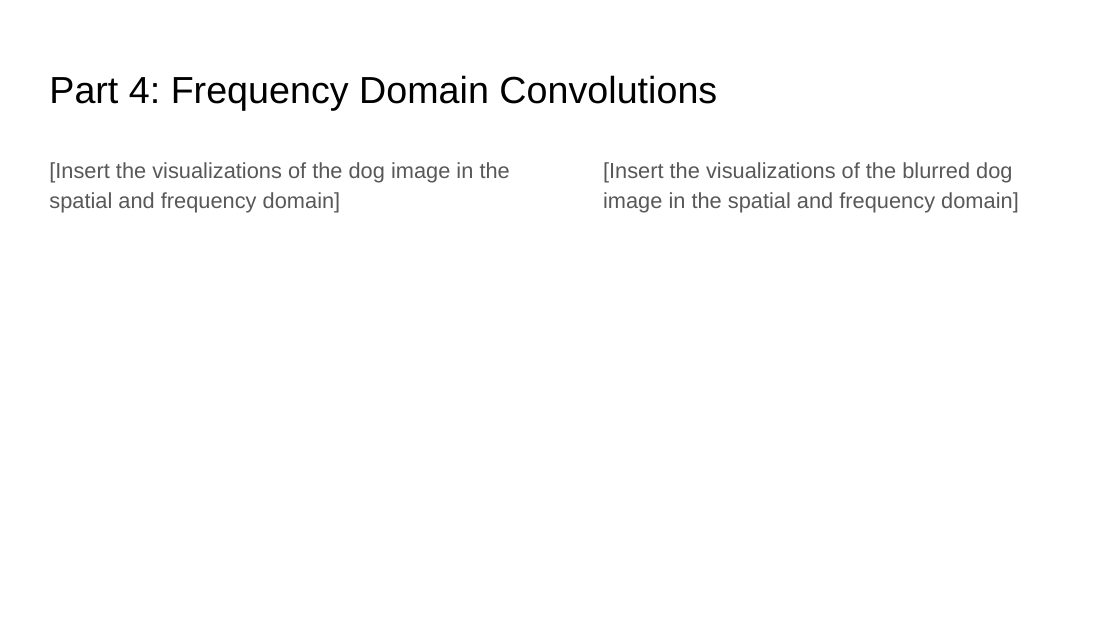
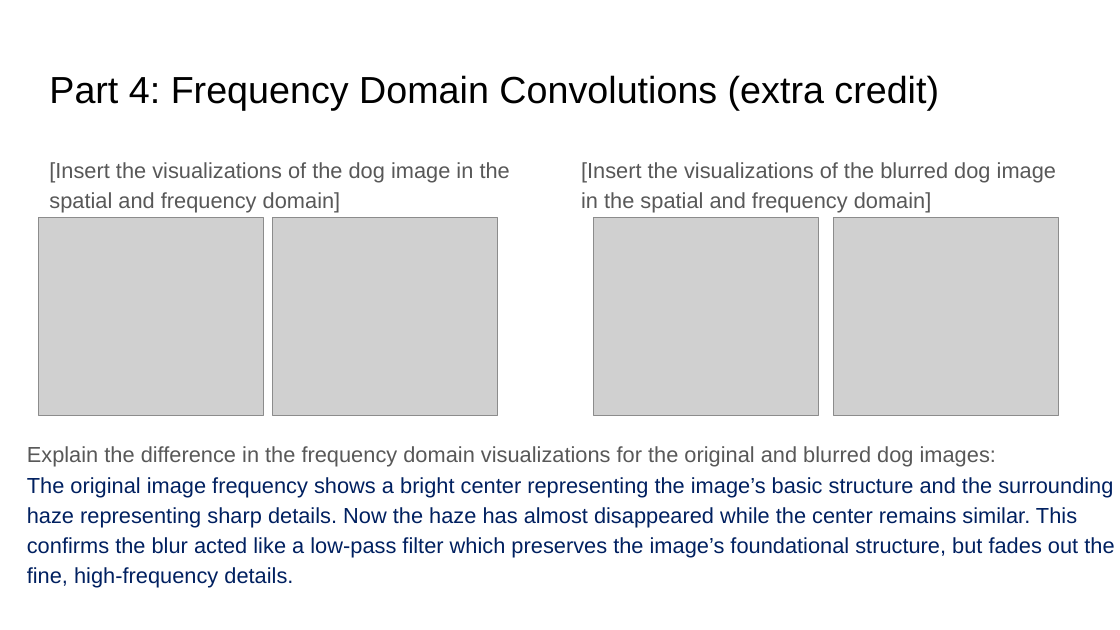
Before and after one commit to aashutoshav/Computer-Vision-Project-1, a slide deck: slide 15 of docs/report.pptx. Drawn at 1120x630 pixels with LibreOffice and Linux fonts; fonts in the diff are those of the drawing; grey boxes stand for pictures. Boxes give left, top, right and bottom in pixels: in the first picture for what was removed or moved away, otherwise in the second. Text is boxed around its words. In the diff, an @@ line names an element or a change of style, - is before the commit and + after.

```diff
--- a/docs/report.pptx
+++ b/docs/report.pptx
@@ title at (x1=49, y1=75, x2=939, y2=110): text changed @@
-Part 4: Frequency Domain Convolutions
+Part 4: Frequency Domain Convolutions (extra credit)
@@ text "[Insert the visualizations of the ..." rewrapped from (x1=603, y1=162, x2=1019, y2=212) to (x1=581, y1=162, x2=1056, y2=212) @@
@@ picture added at (x1=38, y1=217, x2=263, y2=414) @@
@@ picture added at (x1=273, y1=217, x2=498, y2=414) @@
@@ picture added at (x1=594, y1=217, x2=819, y2=414) @@
@@ picture added at (x1=834, y1=217, x2=1060, y2=414) @@
@@ text added at (x1=27, y1=446, x2=1114, y2=587), 14 pt, text #002060 @@
+Explain the difference in the frequency domain visualizations for the original and blurred dog images:
+The original image frequency shows a bright center representing the image’s basic structure and the surrounding haze representing sharp details. Now the haze has almost disappeared while the center remains similar. This confirms the blur acted like a low-pass filter which preserves the image’s foundational structure, but fades out the fine, high-frequency details.
```
Also in this commit, not shown: 17 other slides changed, 2 slides added, 2 slides removed, 22 other files.
